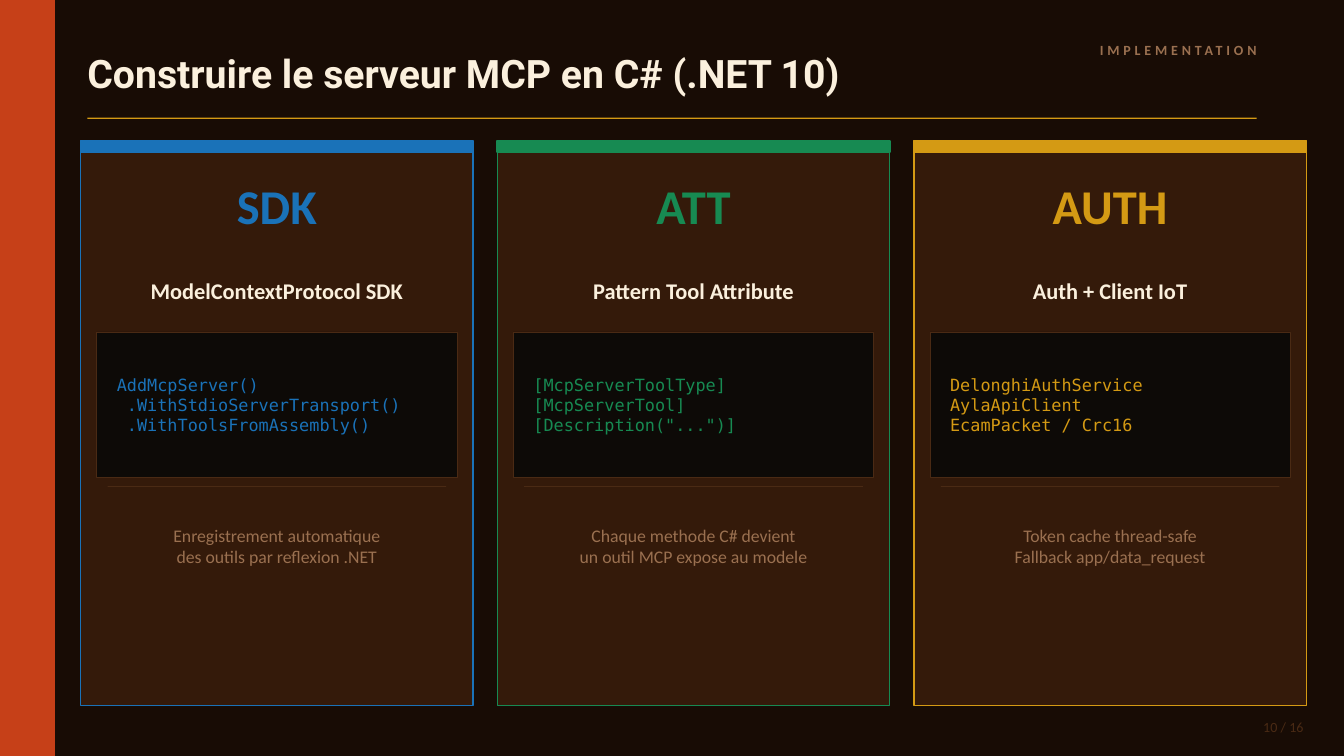
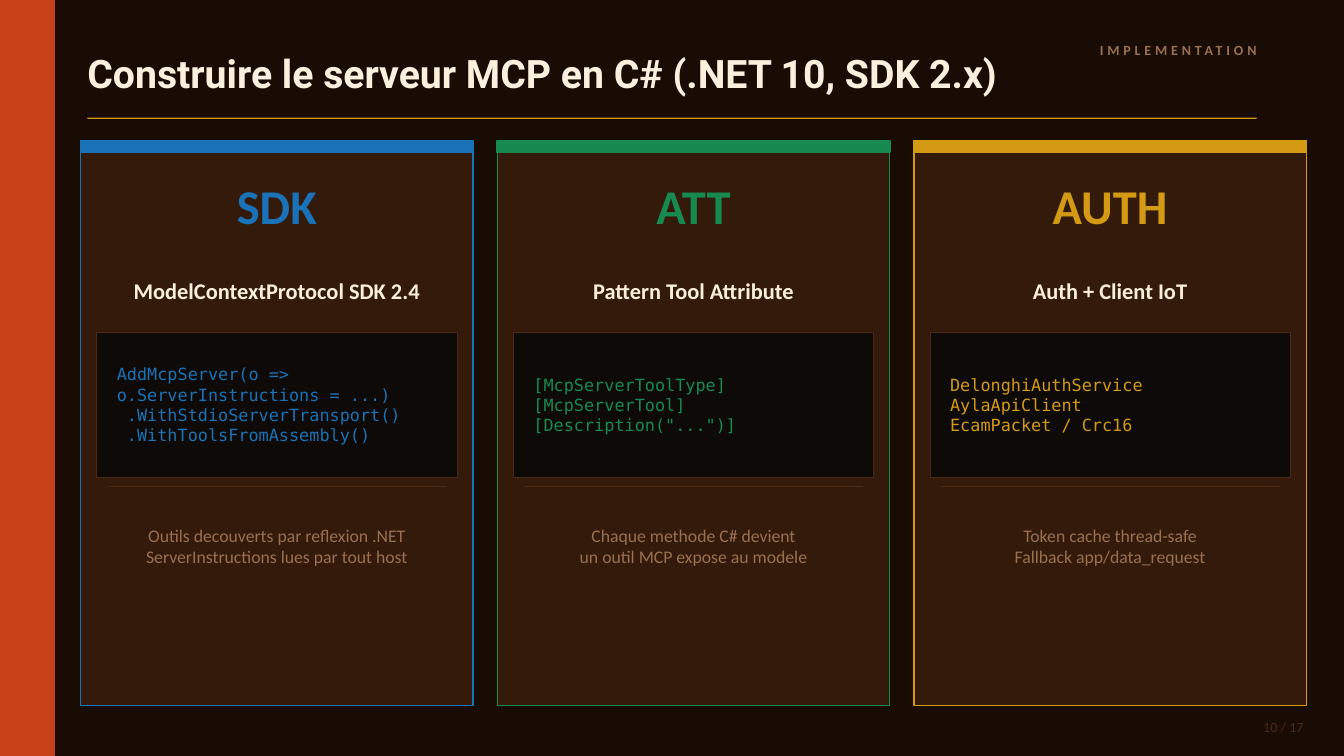
Before and after one commit to AClerbois/mcp-delonghi, a slide deck: slide 10 of docs/mcp-delonghi-talk.pptx. Drawn at 1344x756 pixels with LibreOffice and Linux fonts; fonts in the diff are those of the drawing. Boxes give left, top, right and bottom in pixels: in the first picture for what was removed or moved away, otherwise in the second. Text is boxed around its words. In the diff, an @@ line names an element or a change of style, - is before the commit and + after.

```diff
--- a/docs/mcp-delonghi-talk.pptx
+++ b/docs/mcp-delonghi-talk.pptx
@@ text at (87,57,997,97): text changed @@
-Construire le serveur MCP en C# (.NET 10)
+Construire le serveur MCP en C# (.NET 10, SDK 2.x)
@@ text at (134,283,420,299): text changed @@
-ModelContextProtocol SDK
+ModelContextProtocol SDK 2.4
@@ text at (117,367,320,401): text changed @@
-AddMcpServer()
+AddMcpServer(o => o.ServerInstructions = ...)
@@ text at (146,530,407,566): text changed @@
-Enregistrement automatique
-des outils par reflexion .NET
+Outils decouverts par reflexion .NET
+ServerInstructions lues par tout host
```
Also in this commit, not shown: 15 other slides changed, 1 slide added, 1 other file.
